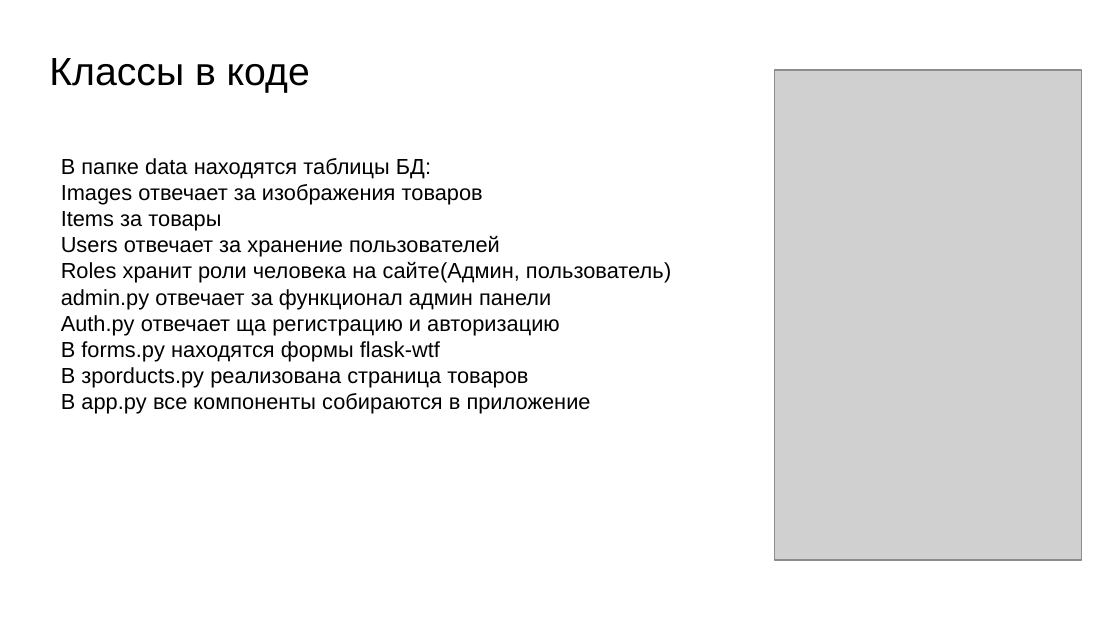
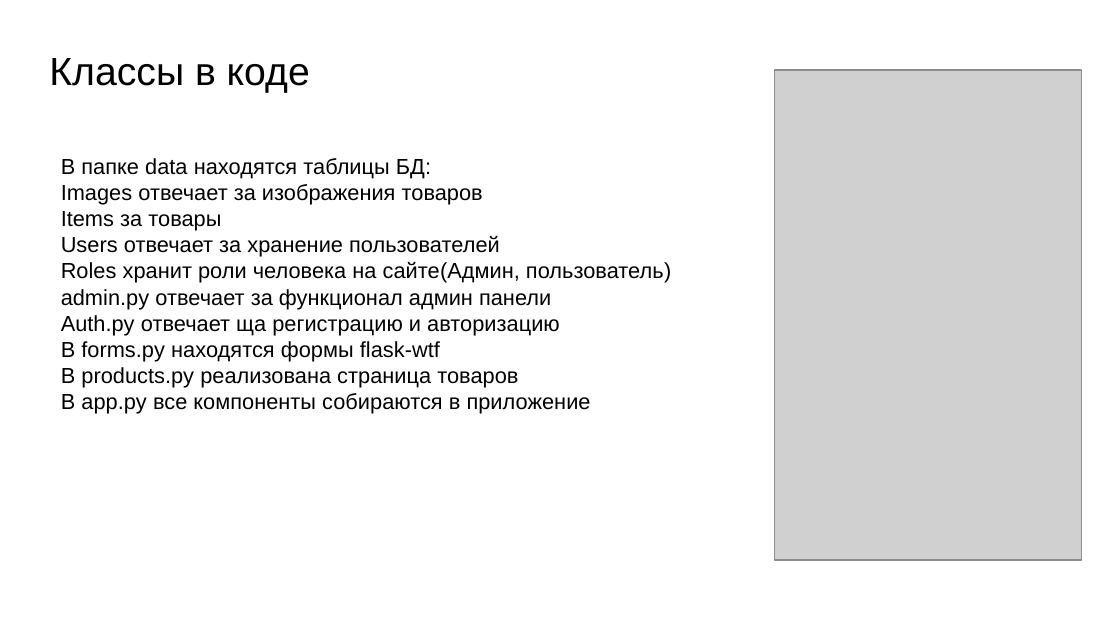
Before and after one commit to alex-kolokolov/site, a slide deck: slide 6 of pres.pptx. Drawn at 1120x630 pixels with LibreOffice and Linux fonts; fonts in the diff are those of the drawing; grey boxes stand for pictures. Boxes give left, top, right and bottom in pixels: in the first picture for what was removed or moved away, otherwise in the second. Text is boxed around its words. In the diff, an @@ line names an element or a change of style, - is before the commit and + after.

```diff
--- a/pres.pptx
+++ b/pres.pptx
@@ text at [61, 367, 518, 388]: text changed @@
-В зporducts.py реализована страница товаров
+В products.py реализована страница товаров
```
Also in this commit, not shown: 3 other slides changed, 3 other files.
